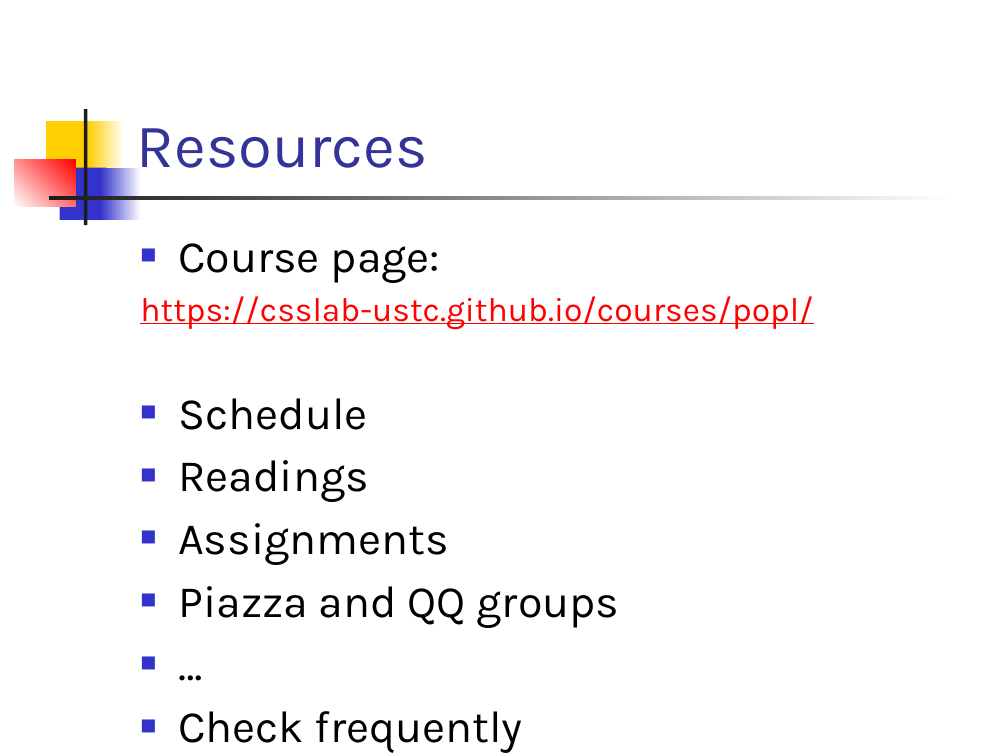
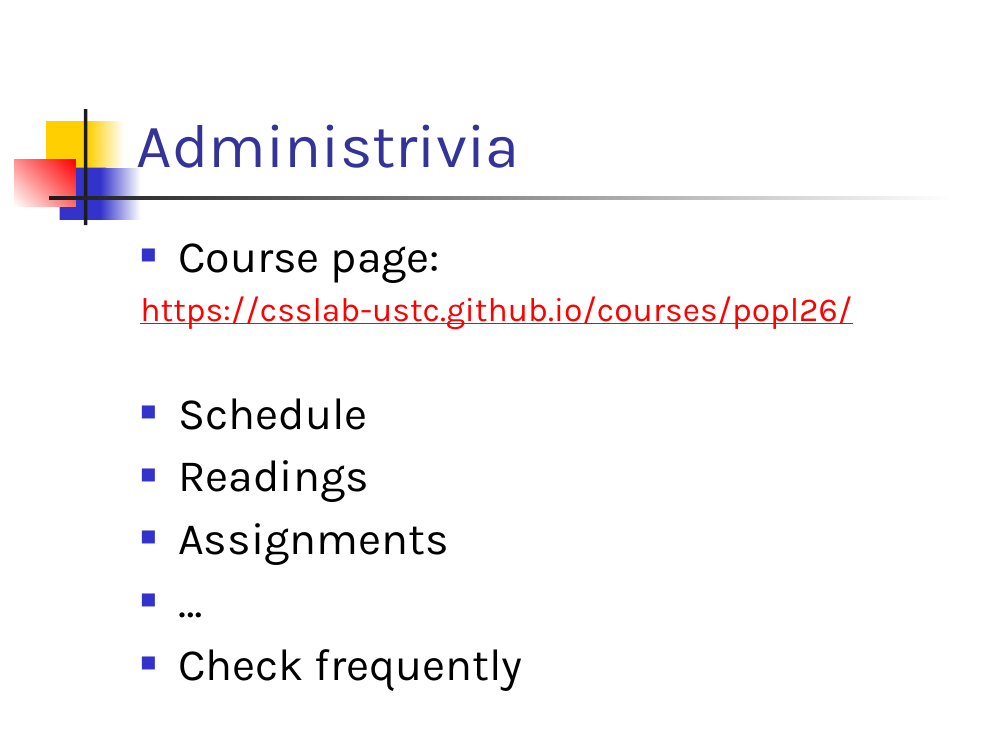
Before and after one commit to csslab-ustc/csslab-ustc.github.io, a slide deck: slide 10 of courses/popl26/slides/lec01-overview.pptx (slide 11 before the commit). Drawn at 1008x756 pixels with LibreOffice and Linux fonts; fonts in the diff are those of the drawing. Boxes give left, top, right and bottom in pixels: in the first picture for what was removed or moved away, otherwise in the second. Text is boxed around its words. In the diff, an @@ line names an element or a change of style, - is before the commit and + after.

```diff
--- a/courses/popl26/slides/lec01-overview.pptx
+++ b/courses/popl26/slides/lec01-overview.pptx
@@ title at bbox=[137, 124, 519, 168]: text changed @@
-Resources
+Administrivia
@@ text at bbox=[140, 296, 852, 330]: text changed @@
-https://csslab-ustc.github.io/courses/popl/
+https://csslab-ustc.github.io/courses/popl26/
@@ text at bbox=[178, 586, 620, 628]: paragraph removed @@
-■ Piazza and QQ groups
```
Also in this commit, not shown: 4 other slides changed, 1 slide removed.
